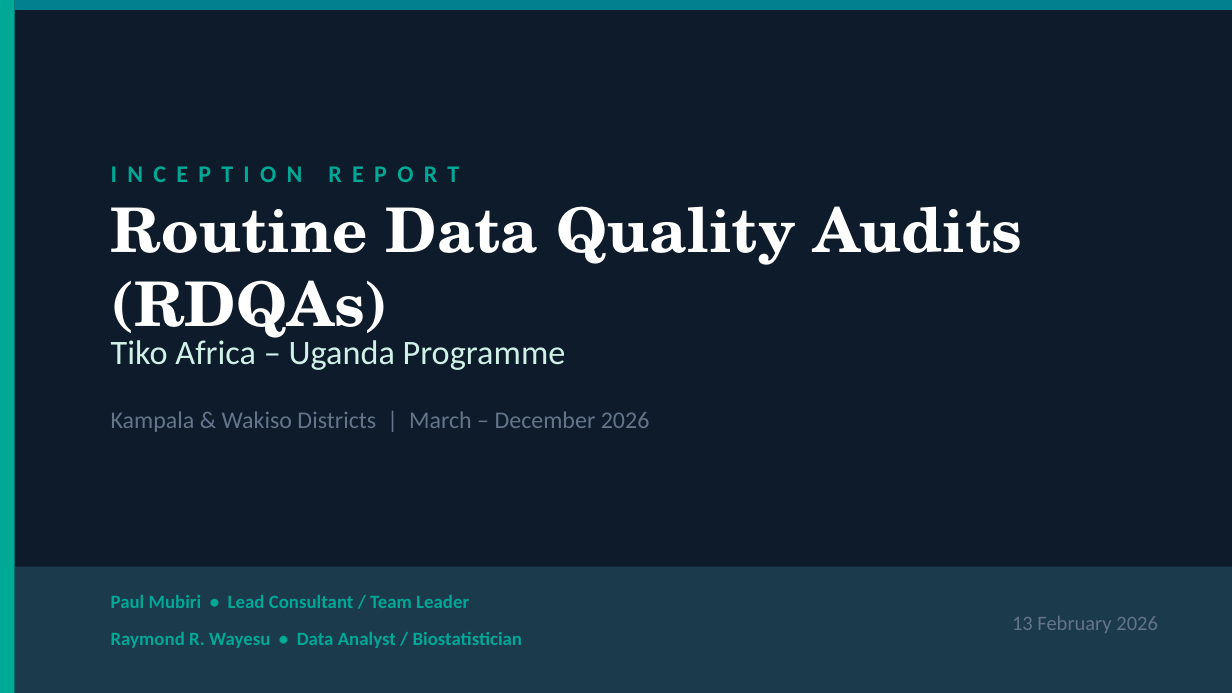
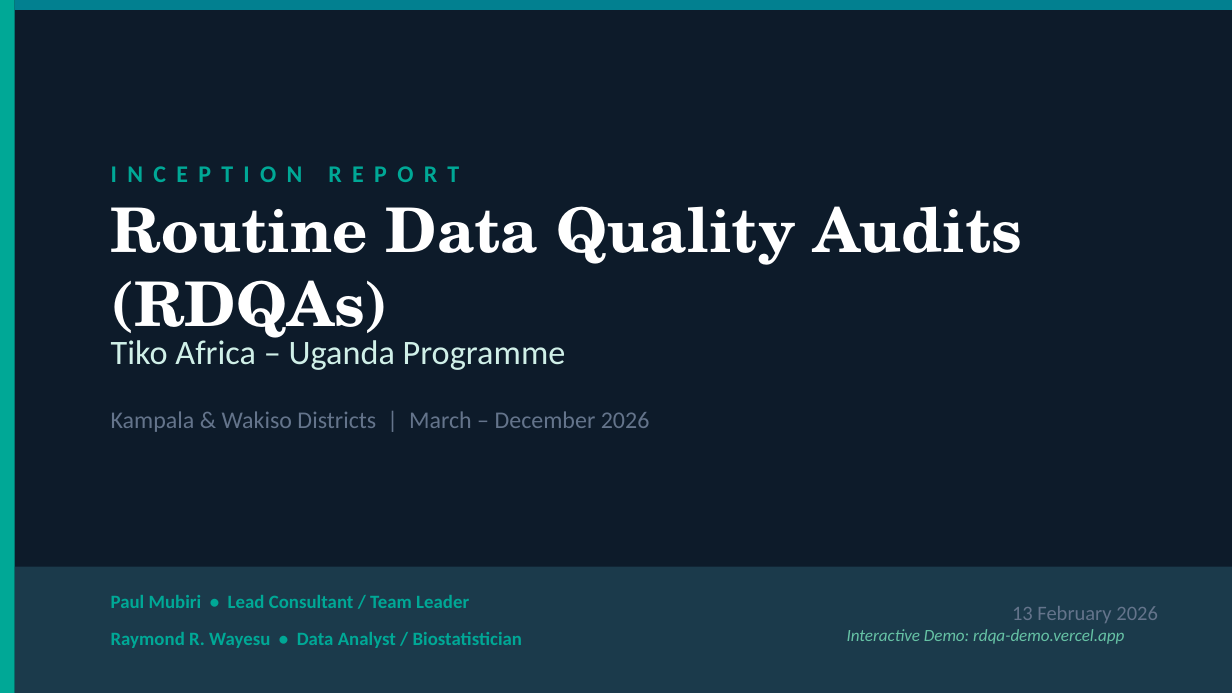
Before and after one commit to rryesuafuga/rdqa, a slide deck: slide 1 of docs/Tiko_RDQA_Inception_Report_2026.pptx. Drawn at 1232x693 pixels with LibreOffice and Linux fonts; fonts in the diff are those of the drawing. Boxes give left, top, right and bottom in pixels: in the first picture for what was removed or moved away, otherwise in the second. Text is boxed around its words. In the diff, an @@ line names an element or a change of style, - is before the commit and + after.

```diff
--- a/docs/Tiko_RDQA_Inception_Report_2026.pptx
+++ b/docs/Tiko_RDQA_Inception_Report_2026.pptx
@@ text at [847, 629, 1124, 644]: paragraph added @@
+Interactive Demo: rdqa-demo.vercel.app
```
Also in this commit, not shown: 2 other slides changed, 3 other files.
